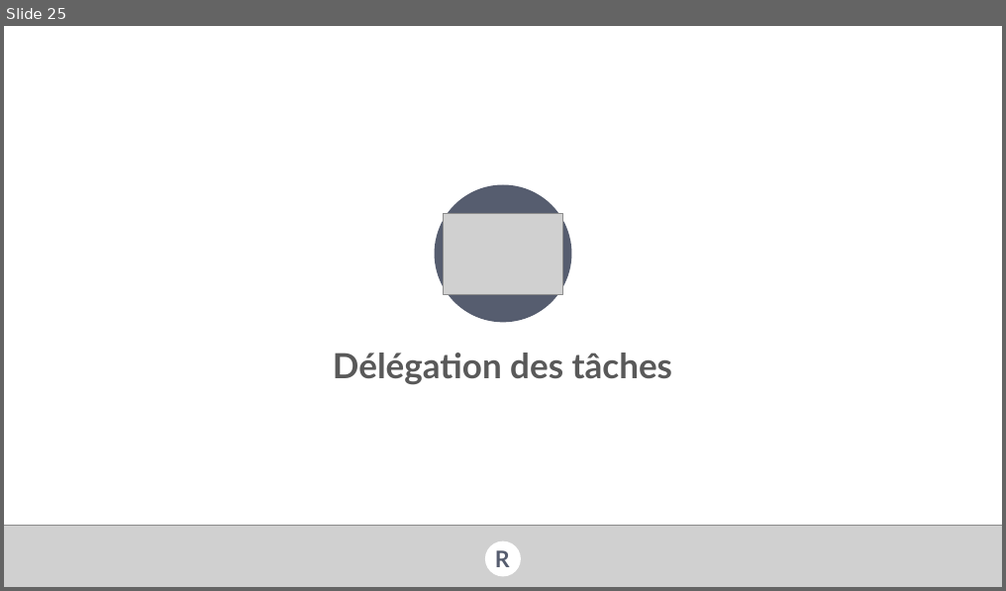
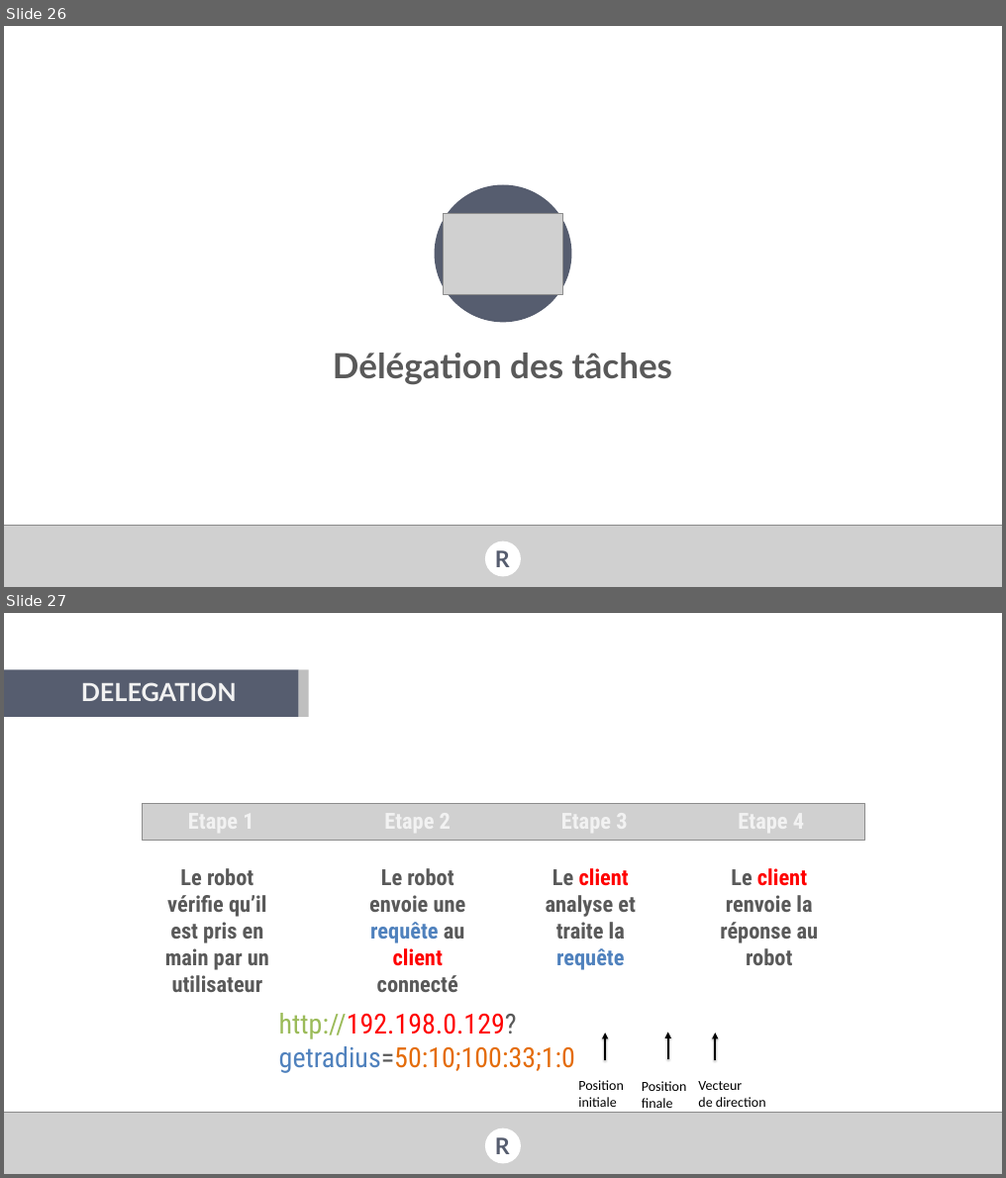
Before and after one commit to val92130/RSmart, a slide deck: Docs/Forum PI/RSmart presentation forum PI .pptx. Shown one above the other, each under a label of ours: slide 25 before the commit, slides 26 and 27 after it. The pictures are 1006x591 and 1006x1178 pixels, drawn with LibreOffice and Linux fonts; fonts in the diff are those of the drawing; grey boxes stand for pictures; background and template pictures are left out. Boxes give left, top, right and bottom in pixels: in the first picture for what was removed or moved away, otherwise in the second. Text is boxed around its words. In the diff, an @@ line names an element or a change of style, - is before the commit and + after.

```diff
--- a/Docs/Forum PI/RSmart presentation forum PI .pptx
+++ b/Docs/Forum PI/RSmart presentation forum PI .pptx
@@ slide 27 added at (4, 613, 1002, 1174), background picture (left out) @@
@@ rectangle added at (4, 669, 299, 717), fill #565D6F @@
@@ rectangle added at (299, 669, 309, 717), fill #BFBFBF @@
@@ text added at (81, 682, 237, 701), 36 pt, text #F2F2F2, bold @@
+DELEGATION
@@ picture added at (143, 804, 864, 840) @@
@@ text added at (349, 805, 486, 838), 32 pt, text #F2F2F2, bold @@
+Etape 2
@@ text added at (526, 805, 663, 838), 32 pt, text #F2F2F2, bold @@
+Etape 3
@@ text added at (703, 805, 841, 838), 32 pt, text #F2F2F2, bold @@
+Etape 4
@@ text added at (165, 868, 269, 970), 32 pt, text #595959, bold @@
+Le robot vérifie qu’il est pris en main par un utilisateur
@@ text added at (369, 868, 466, 992), 32 pt, text #595959, bold @@
+Le robot envoie une requête au client connecté
@@ text added at (546, 868, 636, 970), 32 pt, text #595959, bold @@
+Le client analyse et traite la requête
@@ text added at (720, 868, 819, 965), 32 pt, text #595959, bold @@
+Le client renvoie la réponse au robot
@@ text added at (279, 1013, 575, 1073), 40 pt, text #E46C0A @@
+http://192.198.0.129?getradius=50:10;100:33;1:0
@@ text added at (279, 1047, 575, 1073), 32 pt, text #F2F2F2, bold @@
+Etape 1
@@ arrow added from (605, 1060) to (605, 1033), #000000 3 pt @@
@@ arrow added from (668, 1060) to (668, 1033), #000000 3 pt @@
@@ arrow added from (715, 1060) to (715, 1033), #000000 3 pt @@
@@ text added at (578, 1080, 624, 1107), 20 pt, text #000000 @@
+Position initiale
@@ text added at (642, 1081, 687, 1108), 20 pt, text #000000 @@
+Position finale
@@ text added at (698, 1081, 766, 1107), 20 pt, text #000000 @@
+Vecteur
+de direction
@@ picture added at (4, 1112, 1002, 1174) @@
@@ ellipse added at (485, 1129, 521, 1163), fill #FFFFFF @@
@@ text added at (495, 1138, 510, 1155), 33 pt, text #565D6F, bold @@
+R
@@ what was slide 25 is now slide 26 @@
```
Also in this commit, not shown: 5 slides changed, 6 other slides added, 19 slides removed, 2 other files.
